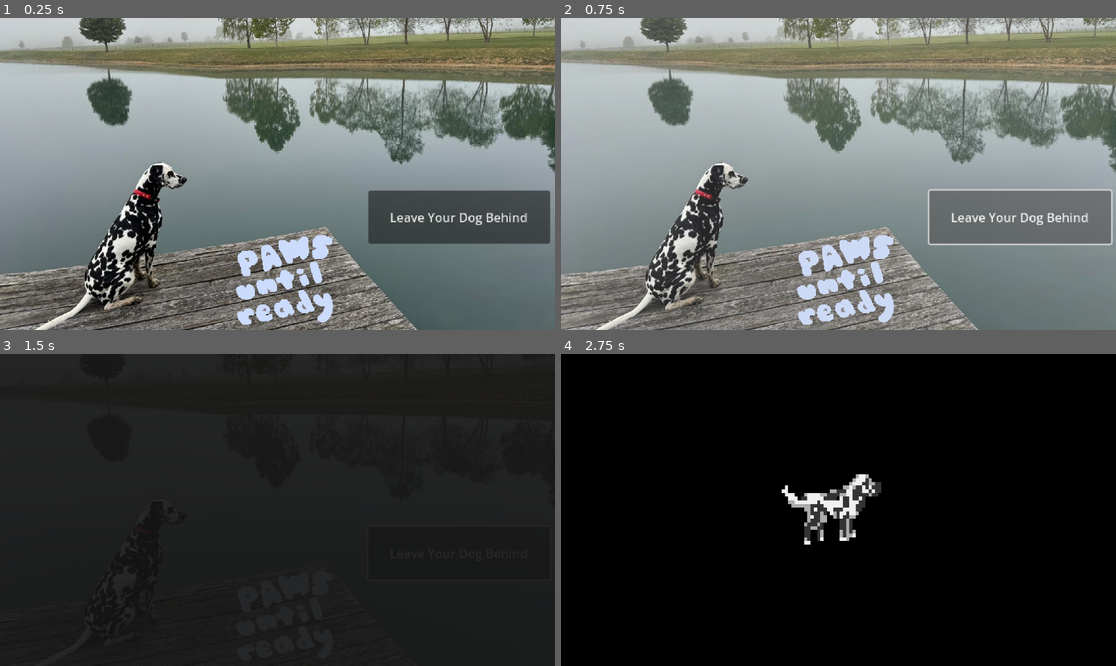
Above: before the commit, frames 1-4 (two rows, left to right).
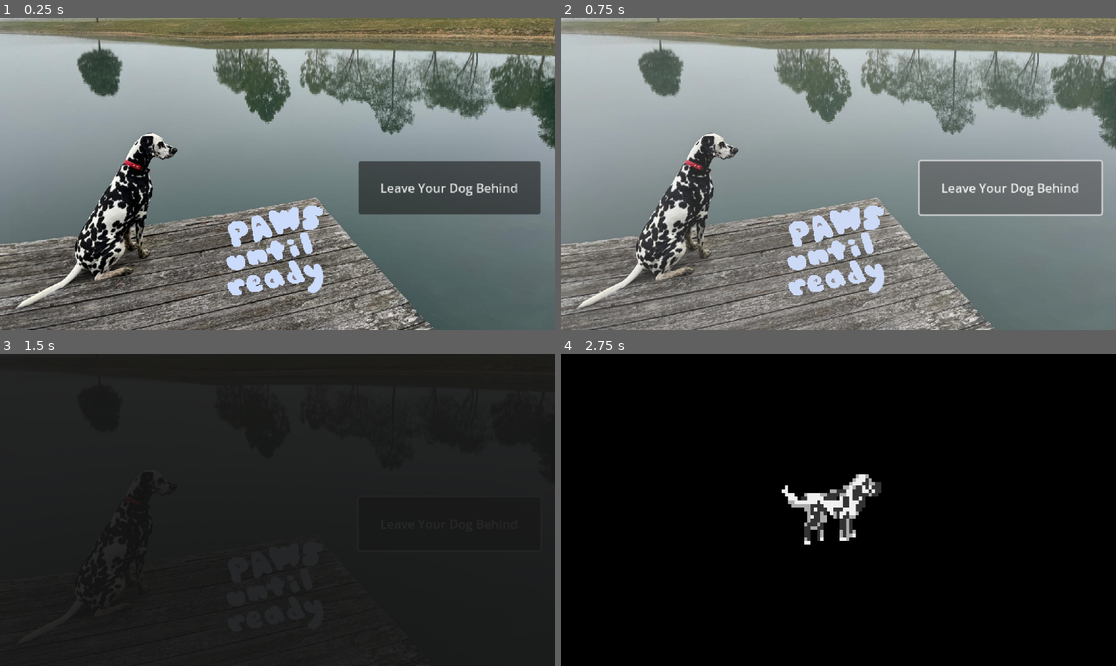
Above: after the commit, the same moments.

Repository: ecb7gr/paws_until_ready
Game: Godot game, scene res://homeScreen.tscn
Same seed, same stepped clock (60 frames per second), same inputs: the game is played once before the commit and once after it.
Inputs:
- Up to frame 1 (0.25 s): no input
- Up to frame 2 (0.75 s): click "Leave Your Dog Behind" at 0.5 s
- Up to frame 3 (1.5 s): click "Leave Your Dog Behind" at 1.25 s
- Up to frame 4 (2.75 s): tap Enter (ui_text_completion_accept) at 2, 2.1 s

The runs differ from the first frame. In frame 1, 52% of the frame differs, in the area x 0-100%, y 0-100%; in frame 2, 48%; in frame 3, less than 0.1%; in frame 4, nothing differs.

Commit message:
textbox stuff

Diff:
--- a/homeScreen.tscn
+++ b/homeScreen.tscn
@@ -11,10 +11,10 @@
 anchor_top = -0.006
 anchor_right = -0.004
 anchor_bottom = -0.006
-offset_left = -25.392
-offset_top = -240.112
-offset_right = 1574.61
-offset_bottom = 959.888
+offset_left = 7.608
+offset_top = -220.112
+offset_right = 1607.61
+offset_bottom = 979.888
 scale = Vector2(0.8, 0.8)
 texture = ExtResource("1_vr55n")
 
@@ -40,4 +40,8 @@
 scale = Vector2(1.91081, 1.88802)
 texture = ExtResource("4_blj02")
 
+[node name="Camera2D" type="Camera2D" parent="."]
+visible = false
+position = Vector2(782.5, 786.25)
+
 [connection signal="pressed" from="Button" to="Button" method="_on_pressed"]
--- /dev/null
+++ b/text_box.gd
@@ -0,0 +1,72 @@
+extends CanvasLayer
+@onready var textbox_container = $TextboxContainer
+@onready var con_symbol = $TextboxContainer/MarginContainer/HBoxContainer/Label2
+@onready var label = $TextboxContainer/MarginContainer/HBoxContainer/Label
+var tween
+var text_queue = []
+
+enum State{
+	READY, READING, FINISHED
+}
+var current_state = State.READY
+# Called when the node enters the scene tree for the first time.
+func _ready() -> void:
+	queue_text("hello")
+	queue_text("goodbye")
+	display_text()
+	pass # Replace with function body.
+
+
+# Called every frame. 'delta' is the elapsed time since the previous frame.
+func _process(delta: float) -> void:
+	match current_state:
+		State.READY:
+			if !text_queue.is_empty():
+				display_text()
+		State.READING:
+			if Input.is_action_just_pressed("ui_text_completion_accept"):
+				label.visible_characters = len(label.text)
+				tween.kill()
+				_on_tween_done()
+			pass
+		State.FINISHED:
+			if Input.is_action_just_pressed("ui_text_completion_accept"):
+				change_state(State.READY)
+				hide_textbox()
+	pass
+func queue_text(next_text):
+	text_queue.push_back(next_text)
+	pass
+func hide_textbox():
+	con_symbol.text = ""
+	label.text = ""
+	textbox_container.hide()
+	pass
+func show_textbox():
+	con_symbol.text = ""
+	textbox_container.show()
+
+
+func display_text():
+	label.text = text_queue.pop_front()
+	change_state(State.READING)
+	show_textbox()
+	label.visible_characters = 0  # Start hidden
+	tween = create_tween()
+	tween.tween_property(label, "visible_characters", len(label.text), len(label.text) * 0.05)
+	tween.finished.connect(_on_tween_done)
+
+func _on_tween_done():
+	con_symbol.text = "v"
+	change_state(State.FINISHED)
+
+func change_state(next_state):
+	current_state = next_state
+	match current_state:
+		State.READY:
+			print("Changing state to ready")
+		State.READING:
+			print("Changing state to reading")
+		State.FINISHED:
+			print("Changing state to finished")
+	pass
--- /dev/null
+++ b/text_box.tscn
@@ -0,0 +1,66 @@
+[gd_scene load_steps=4 format=3 uid="uid://umkr62pnpx6b"]
+
+[ext_resource type="Script" path="res://text_box.gd" id="1_qo6im"]
+[ext_resource type="FontFile" uid="uid://ckvb46xs6haql" path="res://Minecraft.ttf" id="2_ha66t"]
+
+[sub_resource type="StyleBoxFlat" id="StyleBoxFlat_v62l1"]
+bg_color = Color(0, 0, 0, 1)
+border_width_left = 10
+border_width_top = 10
+border_width_right = 10
+border_width_bottom = 10
+
+[node name="TextBox" type="CanvasLayer"]
+script = ExtResource("1_qo6im")
+
+[node name="TextboxContainer" type="MarginContainer" parent="."]
+anchors_preset = 12
+anchor_top = 1.0
+anchor_right = 1.0
+anchor_bottom = 1.0
+offset_top = -228.0
+grow_horizontal = 2
+grow_vertical = 0
+theme_override_constants/margin_left = 30
+theme_override_constants/margin_right = 30
+
+[node name="Panel" type="Panel" parent="TextboxContainer"]
+layout_mode = 2
+theme_override_styles/panel = SubResource("StyleBoxFlat_v62l1")
+
+[node name="MarginContainer" type="MarginContainer" parent="TextboxContainer"]
+layout_mode = 2
+theme_override_constants/margin_left = 16
+theme_override_constants/margin_top = 16
+theme_override_constants/margin_right = 16
+theme_override_constants/margin_bottom = 16
+
+[node name="Panel" type="Panel" parent="TextboxContainer/MarginContainer"]
+layout_mode = 2
+
+[node name="HBoxContainer" type="HBoxContainer" parent="TextboxContainer/MarginContainer"]
+layout_mode = 2
+
+[node name="Label" type="Label" parent="TextboxContainer/MarginContainer/HBoxContainer"]
+custom_minimum_size = Vector2(100, 100)
+layout_mode = 2
+size_flags_horizontal = 3
+size_flags_vertical = 1
+theme_override_fonts/font = ExtResource("2_ha66t")
+theme_override_font_sizes/font_size = 65
+text = "Friend, I know you don't know where you are. I told them you're a good friend, and they said you'd be going somewhere very happy."
+autowrap_mode = 2
+clip_text = true
+
+[node name="Label2" type="Label" parent="TextboxContainer/MarginContainer/HBoxContainer"]
+clip_contents = true
+custom_minimum_size = Vector2(-0.06, -5.52)
+layout_direction = 2
+layout_mode = 2
+size_flags_horizontal = 8
+size_flags_vertical = 8
+theme_override_fonts/font = ExtResource("2_ha66t")
+theme_override_font_sizes/font_size = 60
+text = "v"
+horizontal_alignment = 2
+justification_flags = 128
Binary file added: Minecraft.ttf
Not shown, added: Minecraft.ttf.import
